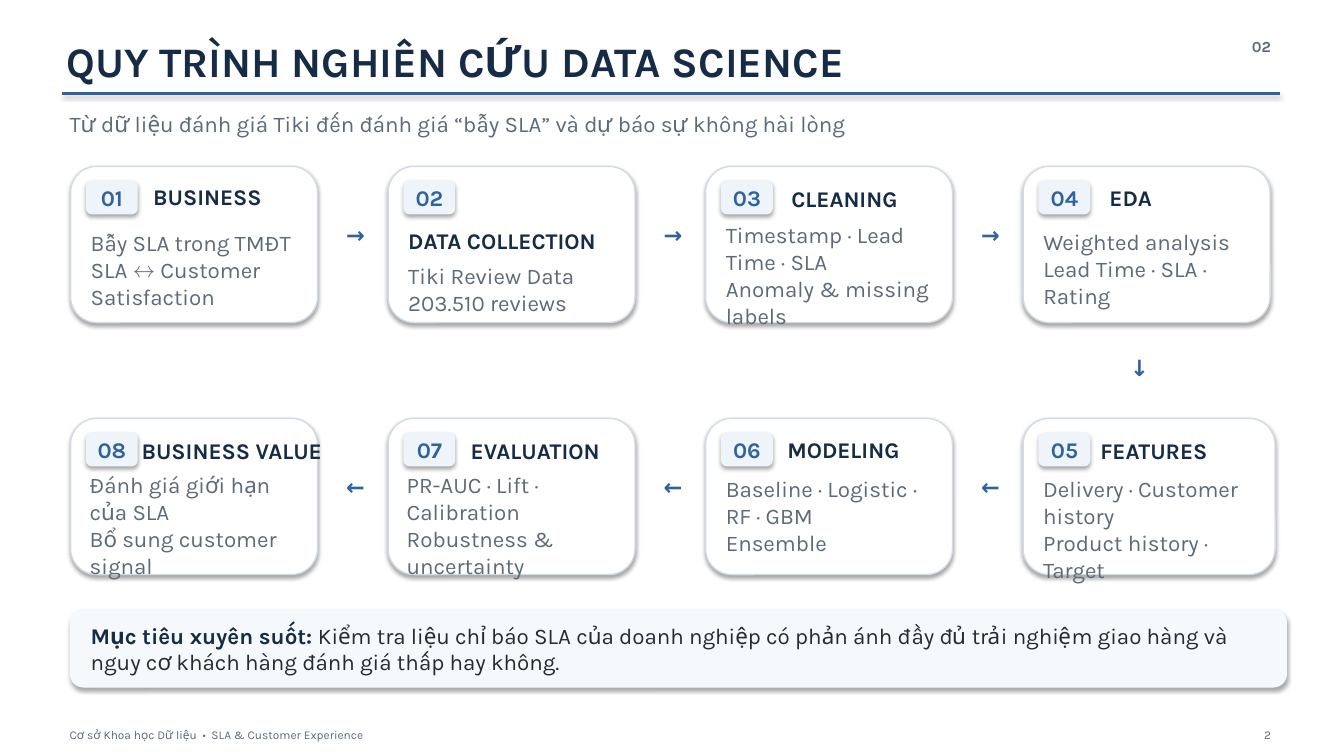
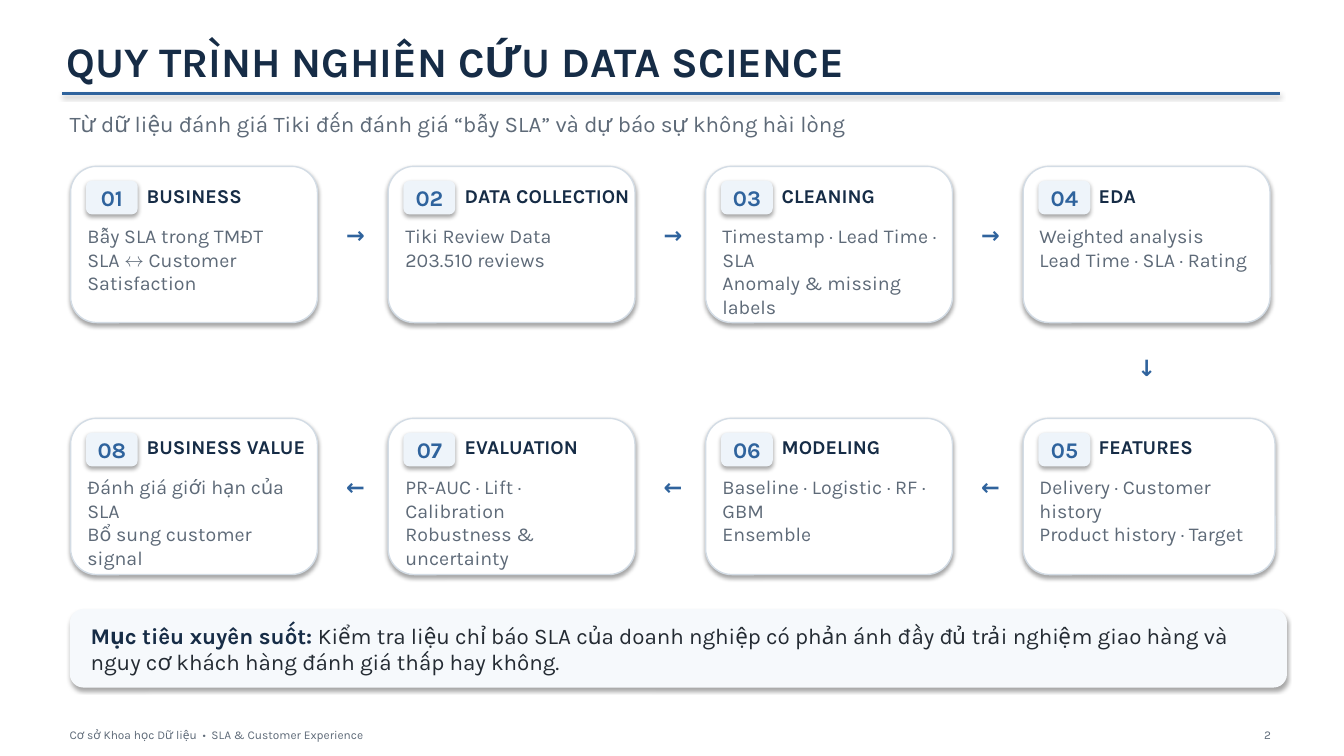
Before and after one commit to justasillyboy/datascience_hcmute, a slide deck: slide 2 of reports/Slide/SLA_DataScience_fix.pptx. Drawn at 1344x756 pixels with LibreOffice and Linux fonts; fonts in the diff are those of the drawing. Boxes give left, top, right and bottom in pixels: in the first picture for what was removed or moved away, otherwise in the second. Text is boxed around its words. In the diff, an @@ line names an element or a change of style, - is before the commit and + after.

```diff
--- a/reports/Slide/SLA_DataScience_fix.pptx
+++ b/reports/Slide/SLA_DataScience_fix.pptx
@@ text removed at <box>1252,42,1271,52</box> @@
-02
@@ size 16 to 14 pt in 16 elements at <box>1039,229,1247,272</box>, <box>722,480,917,541</box>, <box>1039,480,1243,546</box>, <box>87,479,252,570</box>, <box>405,480,513,570</box>, <box>722,229,928,314</box>, <box>87,230,263,290</box>, <box>147,441,305,455</box>, <box>147,190,242,204</box>, <box>782,441,881,455</box>, <box>465,441,578,455</box>, <box>405,229,551,267</box>, <box>782,190,875,204</box>, <box>1099,190,1136,203</box>, <box>1099,441,1193,455</box>, <box>465,190,629,204</box> @@
@@ text "DATA COLLECTION": place and size @@
-text "DATA COLLECTION" at <box>408,234,596,250</box>
+text "DATA COLLECTION" at <box>465,190,629,204</box>
@@ text "EDA": place and size @@
-text "EDA" at <box>1109,191,1151,206</box>
+text "EDA" at <box>1099,190,1136,203</box>
@@ text "Tiki Review Data 203.510 reviews": place and size @@
-text "Tiki Review Data 203.510 reviews" at <box>408,268,575,311</box>
+text "Tiki Review Data 203.510 reviews" at <box>405,229,551,267</box>
@@ text "↓": place and size @@
-text "↓" at <box>1122,350,1157,385</box>
+text "↓" at <box>1129,350,1165,385</box>
```
Also in this commit, not shown: 23 other slides changed, 5 slides added, 20 other files.
